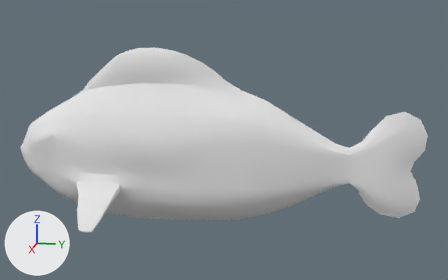
The Blender file MARS_NB/MARS/SwarmSimulation/release/Assets/Models/Fish/Fish.blend, before and after one commit.
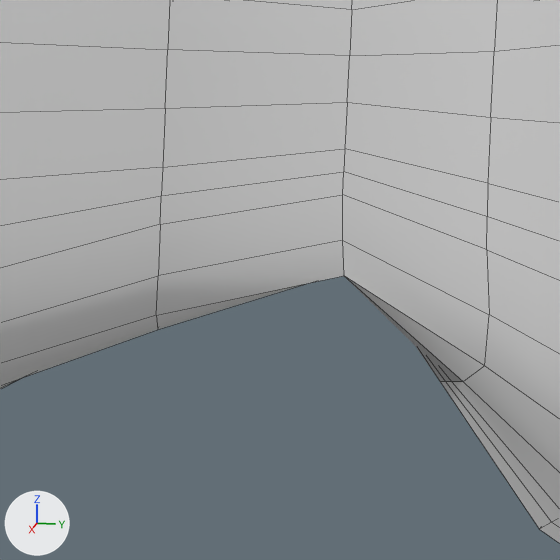
There are two pictures of each version: one whole from a 50 mm camera at (11.17, 3.22, 3.19) aimed at (-0.04, 0.97, 0.39), one close up on the part from 72% to 82% of the width and 57% to 74% of the height. The axes (+X, +Y, +Z) are drawn at lower left. The lights are the same throughout. The close-ups show mesh edges as thin lines.
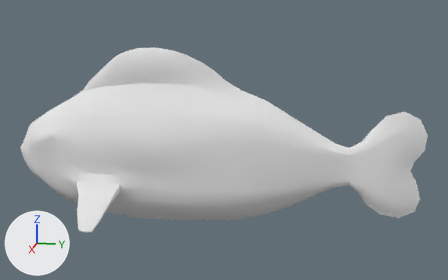
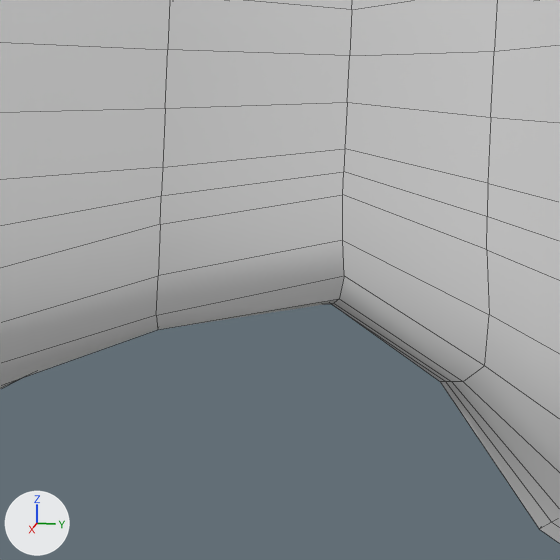
Changed parts and their boxes (x1, y1, x2, y2) in the close-ups (560 x 560 px; the box of a moved part takes in the faces that stretch with it):
```json
{"part": 1, "of": "me_cube", "change": "moved or reshaped", "before": [156, 277, 484, 382], "after": [156, 276, 484, 382]}
```

The change, as JSON lines over the scene's bpy script:
```json
{"block": "me_cube", "where": "me_cube.from_pydata(...)  # 1172 vertices, 1166 faces; spans x -1.51..1.51, y -3.2..4.64, z -1.29..2.11"}
{"block": "me_cube", "where": "# used by ob_cube; location = (0.0, 0.0, 0.0)"}
{"block": "me_cube", "change": "me_cube part 1"}
{"op": "set", "path": "me_cube.vertices[117].co", "old": "(0.04, 3.34, -0.29)", "new": "(0.06, 3.33, -0.33)", "note": "not seen -> pixel (339, 298)"}
{"op": "set", "path": "me_cube.vertices[272].co", "old": "(0.02, 3.34, -0.26)", "new": "(0.03, 3.33, -0.34)", "note": "not seen -> pixel (333, 303)"}
{"op": "set", "path": "me_cube.vertices[366].co", "old": "(0.01, 3.33, -0.25)", "new": "(0.02, 3.32, -0.35)", "note": "not seen -> pixel (331, 304)"}
{"op": "set", "path": "me_cube.vertices[572].co", "old": "(0.0, 3.33, -0.24)", "new": "(0.0, 3.32, -0.35)"}
{"op": "set", "path": "me_cube.vertices[703].co", "old": "(-0.04, 3.34, -0.29)", "new": "(-0.05, 3.33, -0.32)"}
{"op": "set", "path": "me_cube.vertices[875].co", "old": "(-0.02, 3.34, -0.26)", "new": "(-0.03, 3.32, -0.34)"}
{"op": "set", "path": "me_cube.vertices[973].co", "old": "(-0.01, 3.33, -0.25)", "new": "(-0.01, 3.32, -0.35)"}
```
